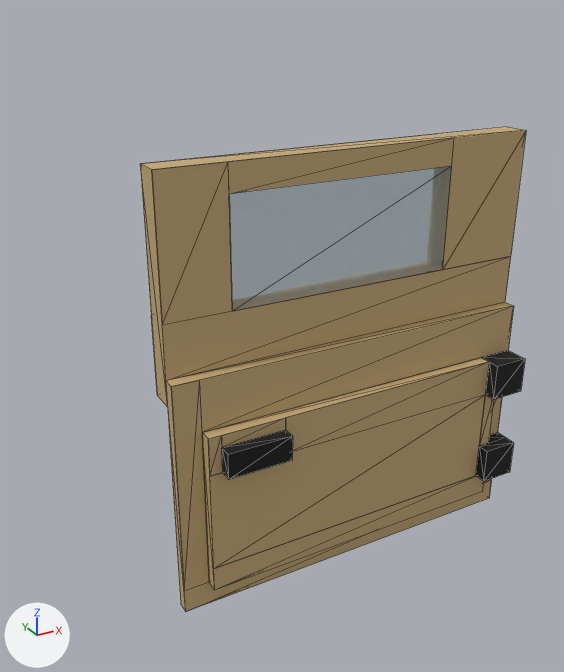
The glTF model packages/deadvox/src/content/base/assets/models/light_tactical_vehicle_rear_door.glb, before and after one commit.
Both versions are drawn from a 50 mm lens placed at (-1.457, -2.325, 1.987), pointed at (-0.678, -0.908, 1.279). Arrows for +X, +Y and +Z are at lower left; the lights stay in place. The first picture is the older version. Mesh edges are drawn as thin lines. Where no turn or scale is listed for an object, it has been applied to the vertices. Vertices at exactly the same position are counted once.

The scene before the commit, as lines of its bpy script (objects in view):
```python
me_body_compound = bpy.data.meshes.new('body:compound')
me_body_compound.from_pydata(...)  # 83 vertices, 114 faces; spans x -0.969..-0.031, y -1.031..-0.875, z 0.656..1.688
# faces by material slot: [74, 36, 4]
me_body_compound.materials.append(mat_c7ab7a)  # brown #c7ab7a
me_body_compound.materials.append(mat_1a1a1a)  # black #191919
me_body_compound.materials.append(mat_9eb3b8)  # grey #9eb3b8
ob_body_compound = bpy.data.objects.new('body:compound', me_body_compound)
ob_body_compound.location = (0.0, 0.0, 0.0)
```
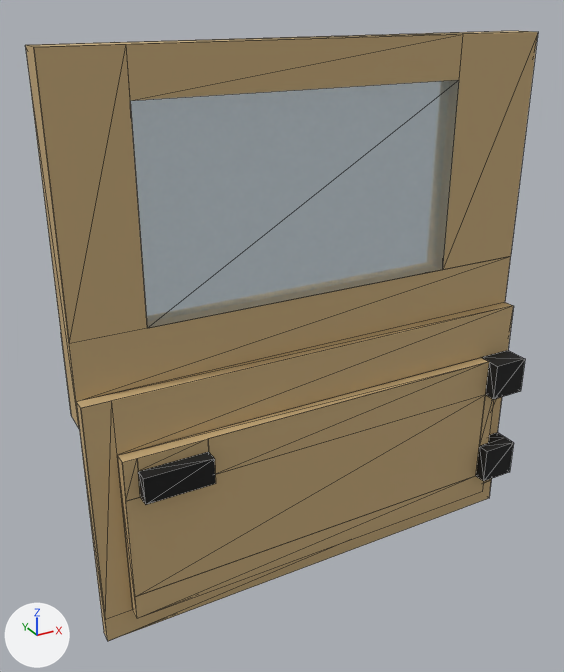
The newer file is also turned or shifted as a whole; pictures and numbers use the older file's frame.

The change, as a list of edits to the scene's bpy script:
```text
Change me_body_compound:
    used by ob_body_compound; location = (0.0, 0.0, 0.0)
    remove me_body_compound.from_pydata(...)  # 83 vertices, 114 faces; spans x -0.969..-0.031, y -1.031..-0.875, z 0.656..1.688
    add me_body_compound.from_pydata(...)  # 83 vertices, 114 faces; spans x -1.156..-0.031, y -1.031..-0.875, z 0.656..1.906
    me_body_compound part 1: all 29 vertices in x -0.969..-0.719, y -1.031..-0.875, z 0.656..1.375 are moved by (-0.188, 0.0, 0.0)
    me_body_compound part 2: all 3 vertices in x -0.812, y -0.938..-0.875, z 1.625 are moved by (-0.188, 0.0, 0.188)
    me_body_compound part 3: all 4 vertices in x -0.969..-0.812, y -0.938..-0.875, z 1.688 are moved by (-0.188, 0.0, 0.219)
    me_body_compound part 4: all 3 vertices in x -0.25, y -0.938..-0.875, z 1.625 are moved by (0.0, 0.0, 0.188)
    me_body_compound part 5: all 4 vertices in x -0.25..-0.031, y -0.938..-0.875, z 1.688 are moved by (0.0, 0.0, 0.219)
```

Location of each change, (x1, y1, x2, y2) in pixels of the pictures (564 x 672 px; the box of a moved part takes in the faces that stretch with it):
'body:compound', reshaped (33% wider, 26% taller): before (140, 127, 526, 612); after (26, 31, 538, 641)
part 1 of me_body_compound, moved or reshaped: before (162, 256, 514, 612); after (69, 256, 514, 641)
part 2 of me_body_compound, moved or reshaped: before (228, 138, 452, 193); after (126, 34, 461, 101)
part 3 of me_body_compound, moved or reshaped: before (140, 162, 232, 407); after (26, 44, 147, 428)
part 4 of me_body_compound, moved or reshaped: before (229, 138, 454, 311); after (130, 34, 463, 328)
part 5 of me_body_compound, moved or reshaped: before (142, 127, 526, 269); after (28, 31, 538, 269)
